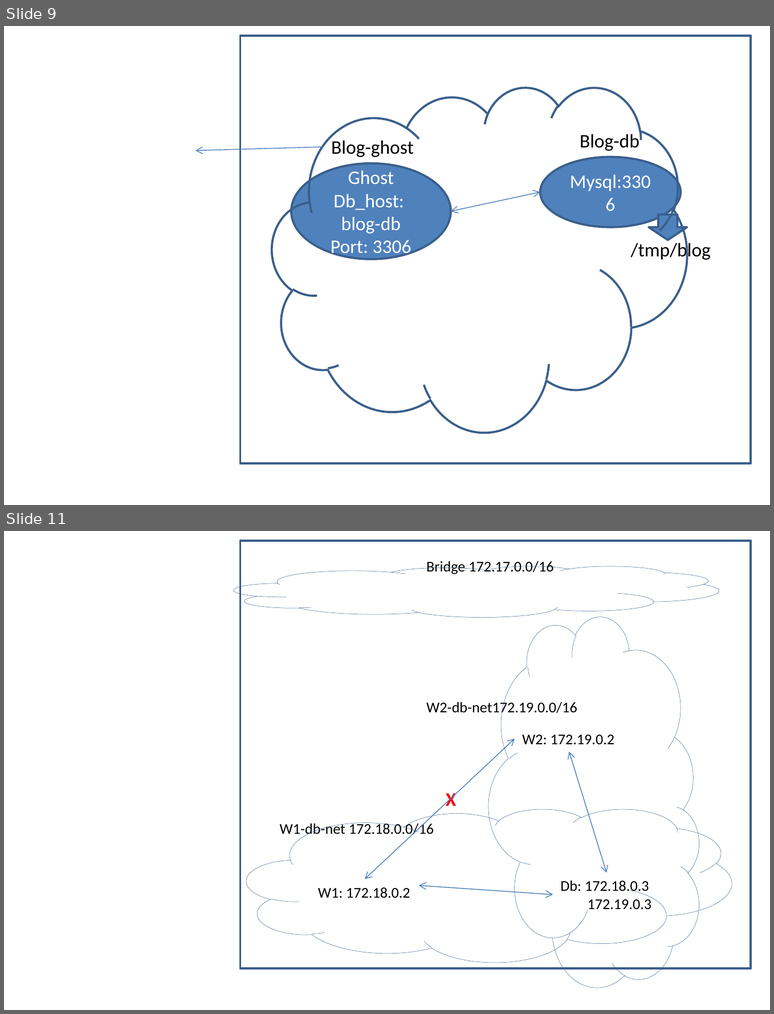
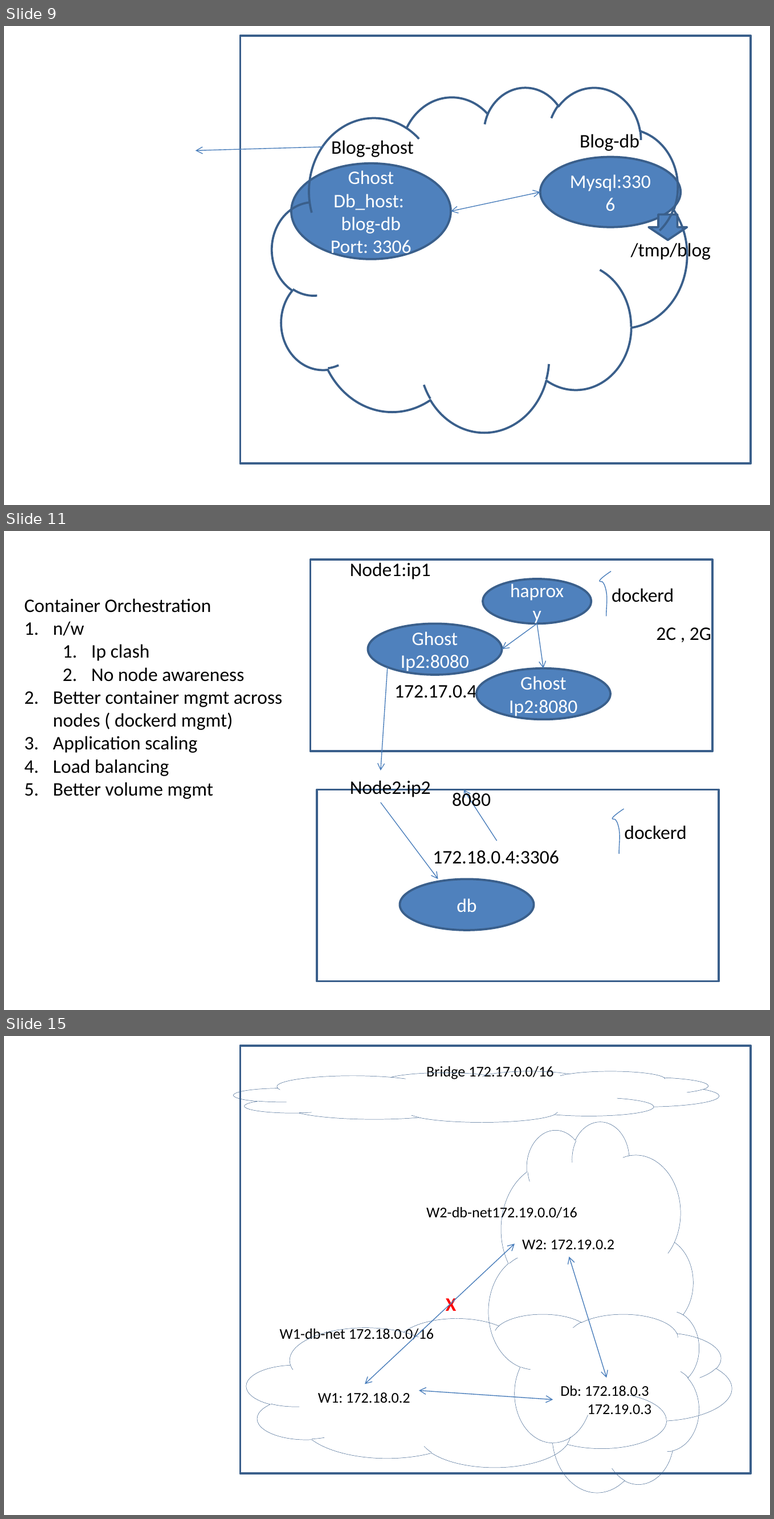
Before and after one commit to AdityaSP/ora-jul29-dock-kube, a slide deck: rough-diag.pptx. Shown one above the other, each under a label of ours: slides 9 and 11 before the commit, slides 9, 11 and 15 after it; the slides between them are not shown. The pictures are 774x1014 and 774x1519 pixels, drawn with LibreOffice and Linux fonts; fonts in the diff are those of the drawing. Boxes give left, top, right and bottom in pixels: in the first picture for what was removed or moved away, otherwise in the second. Text is boxed around its words. In the diff, an @@ line names an element or a change of style, - is before the commit and + after.

```diff
--- a/rough-diag.pptx
+++ b/rough-diag.pptx
@@ slide 11 added at (4, 531, 770, 1010), background #FFFFFF @@
@@ rectangle added at (311, 560, 713, 752), outline #3A5F8C 2 pt @@
@@ text added at (350, 560, 431, 579), 18 pt, text #000000 @@
+Node1:ip1
@@ ellipse added at (483, 578, 592, 623), fill #4F81BD, outline #3A5F8C 2 pt, 18 pt, text #FFFFFF @@
+haproxy
@@ freeform shape added at (599, 571, 610, 617), outline #4B7EBC 0.75 pt @@
@@ text added at (25, 598, 282, 799), 18 pt, text #000000 @@
+Container Orchestration
+1. n/w
+  1. Ip clash
+  2. No node awareness
+2. Better container mgmt across nodes ( dockerd mgmt)
+3. Application scaling
+4. Load balancing
+5. Better volume mgmt
@@ text added at (612, 588, 674, 602), 18 pt, text #000000 @@
+dockerd
@@ ellipse added at (368, 624, 502, 675), fill #4F81BD, outline #3A5F8C 2 pt, 18 pt, text #FFFFFF @@
+Ghost
+Ip2:8080
@@ arrow added from (537, 624) to (502, 649), #4B7EBC 0.75 pt @@
@@ arrow added from (537, 624) to (543, 668), #4B7EBC 0.75 pt @@
@@ text added at (656, 627, 711, 640), 18 pt, text #000000 @@
+2C , 2G
@@ arrow added from (388, 667) to (381, 770), #4B7EBC 0.75 pt @@
@@ ellipse added at (477, 668, 610, 720), fill #4F81BD, outline #3A5F8C 2 pt, 18 pt, text #FFFFFF @@
+Ghost
+Ip2:8080
@@ text added at (394, 685, 477, 699), 18 pt, text #000000 @@
+172.17.0.4
@@ text added at (350, 780, 431, 797), 18 pt, text #000000 @@
+Node2:ip2
@@ rectangle added at (316, 790, 719, 981), outline #3A5F8C 2 pt @@
@@ arrow added from (381, 802) to (438, 879), #4B7EBC 0.75 pt @@
@@ text added at (452, 790, 491, 811), 18 pt, text #000000 @@
+8080
@@ arrow added from (496, 841) to (463, 790), #4B7EBC 0.75 pt @@
@@ freeform shape added at (612, 809, 624, 854), outline #4B7EBC 0.75 pt @@
@@ text added at (624, 825, 686, 839), 18 pt, text #000000 @@
+dockerd
@@ text added at (433, 850, 559, 864), 18 pt, text #000000 @@
+172.18.0.4:3306
@@ ellipse added at (400, 879, 534, 930), fill #4F81BD, outline #3A5F8C 2 pt, 18 pt, text #FFFFFF @@
+db
@@ what was slide 11 is now slide 15 @@
```
Also in this commit, not shown: 10 other slides added, 1 slide removed.
